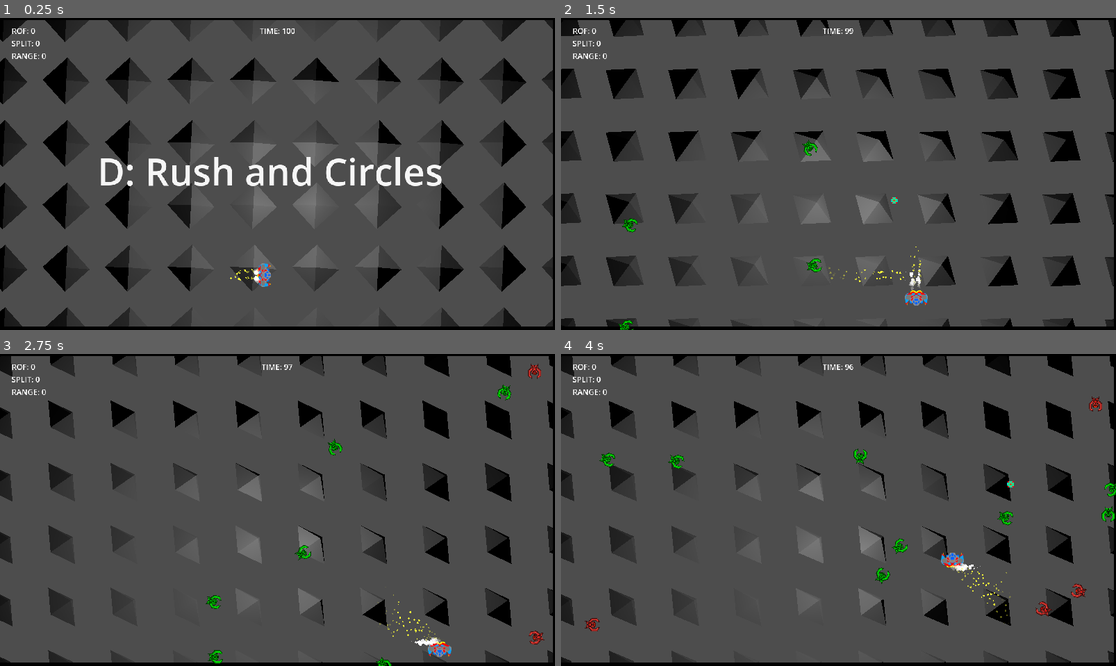
Above: before the commit, frames 1-4 (two rows, left to right).
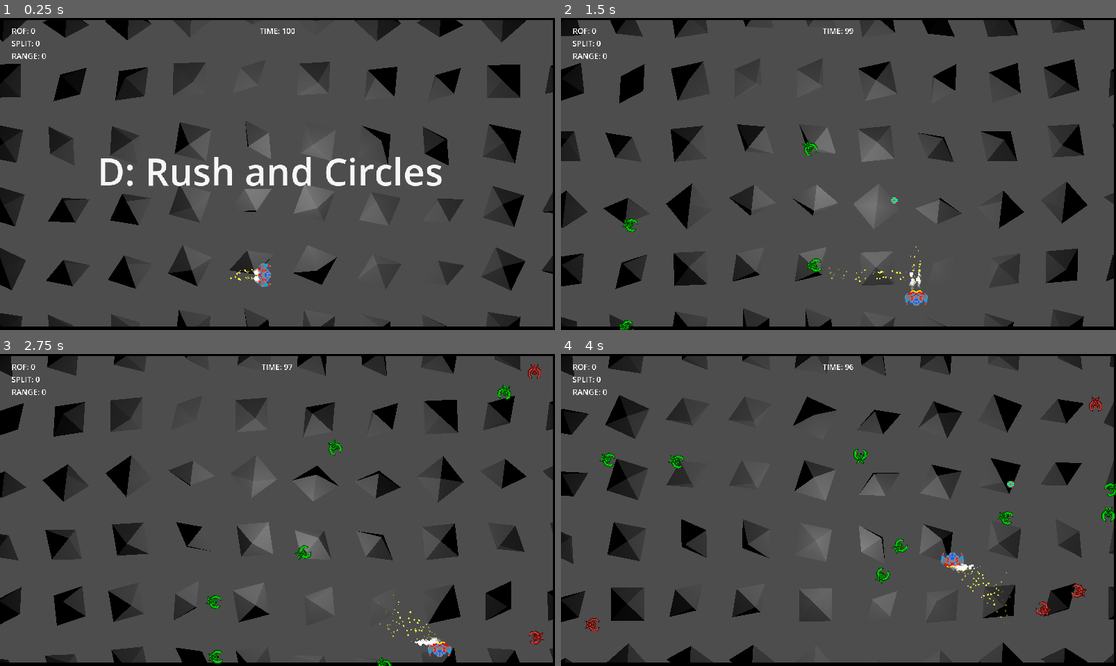
Above: after the commit, the same moments.

Repository: gamkedo-la/AttackStackCharlie
Game: Godot game, scene res://Levels/TestLevelD.tscn
Two runs of this game, one before a commit and one after it. Both use one fixed random seed, a clock stepped at 60 frames per second and the inputs below. This scene is started directly instead of the project's main scene. Sound files missing from this copy of the repository are replaced by a short silence.
Inputs:
- Up to frame 1 (0.25 s): no input
- Up to frame 2 (1.5 s): hold D (move right) 0.53-1.28 s; hold Space (shoot) 0.53-1.28 s; hold S (move down) from 1.28 s (still down); tap Space (shoot) at 1.35 s
- Up to frame 3 (2.75 s): release S (move down) at 2.03 s; hold D (move right) from 2.03 s (still down); hold Space (shoot) from 2.03 s (still down)
- Up to frame 4 (4 s): release D (move right) at 2.78 s; release Space (shoot) at 2.78 s; hold W (move up) 2.78-3.53 s; tap Space (shoot) at 2.85 s; hold A (move left) from 3.53 s (still down); hold Space (shoot) from 3.53 s (still down)

The runs differ from the first frame. In frame 1, 12% of the frame differs, in the area x 0-100%, y 0-99%; in frame 2, 11%; in frame 3, 13%; in frame 4, 12%.

Commit message:
Figured out my spin problem (was using the wrong position value)

Diff:
--- a/Models/pyramidCoordSpin.tscn
+++ b/Models/pyramidCoordSpin.tscn
@@ -8,5 +8,4 @@
 [node name="pyramid" parent="." instance=ExtResource("1_1fwqg")]
 script = ExtResource("2_770l4")
 spinPace = 0.5
-horizAffect = 0.05
-vertAffect = 0.25
+horizAffect = 5.0
--- a/Models/spinByCoord.gd
+++ b/Models/spinByCoord.gd
@@ -6,5 +6,6 @@
 
 func _process(delta):
 	var time = Time.get_ticks_msec() / 1000.0
-	rotation.x = cos(time * spinPace+horizAffect*position.x)
-	rotation.y = cos(time * spinPace+vertAffect*position.y)
+	print(global_transform.origin.x)
+	rotation.x = cos(time * spinPace+horizAffect*global_transform.origin.x)
+	rotation.y = cos(time * spinPace+vertAffect*global_transform.origin.z)
